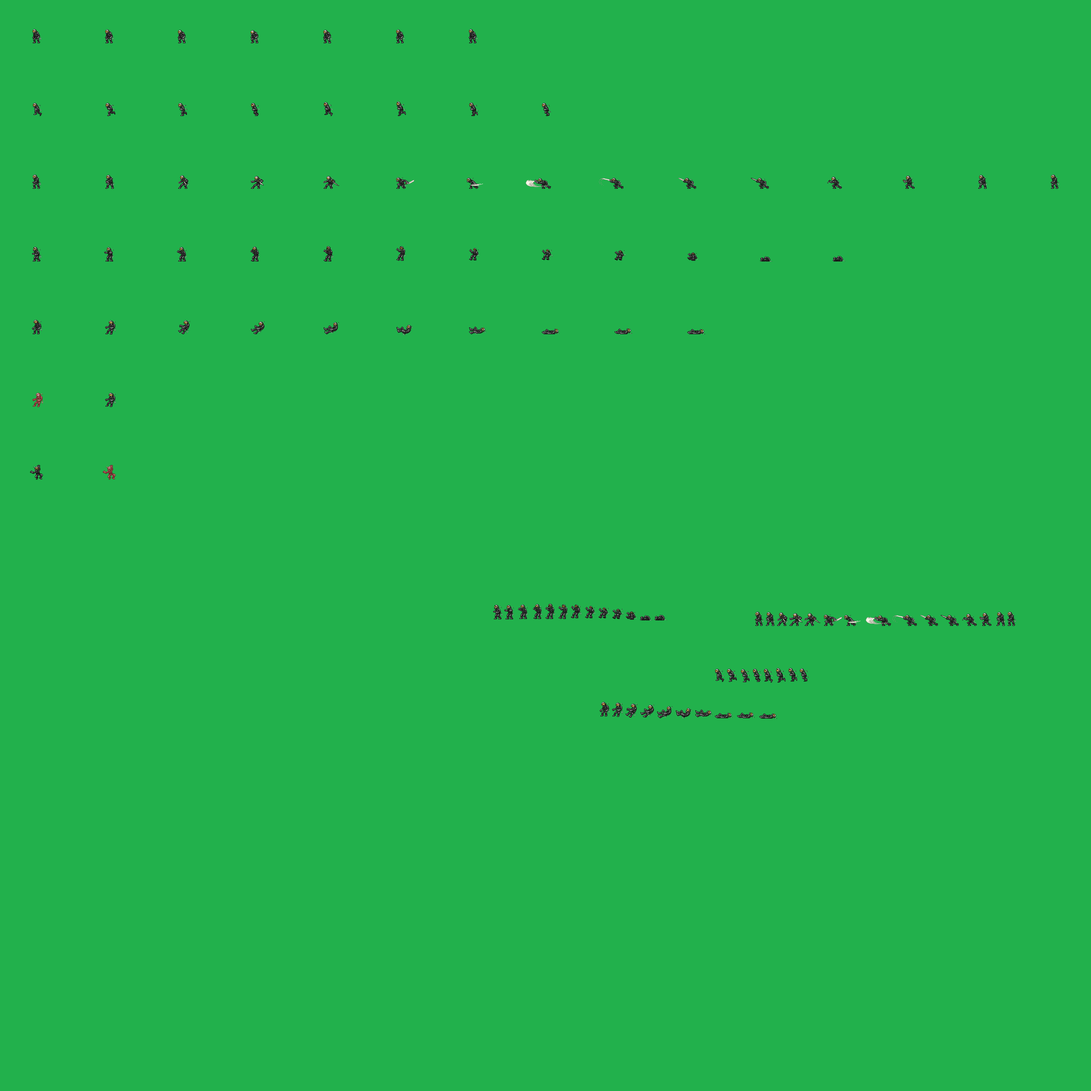
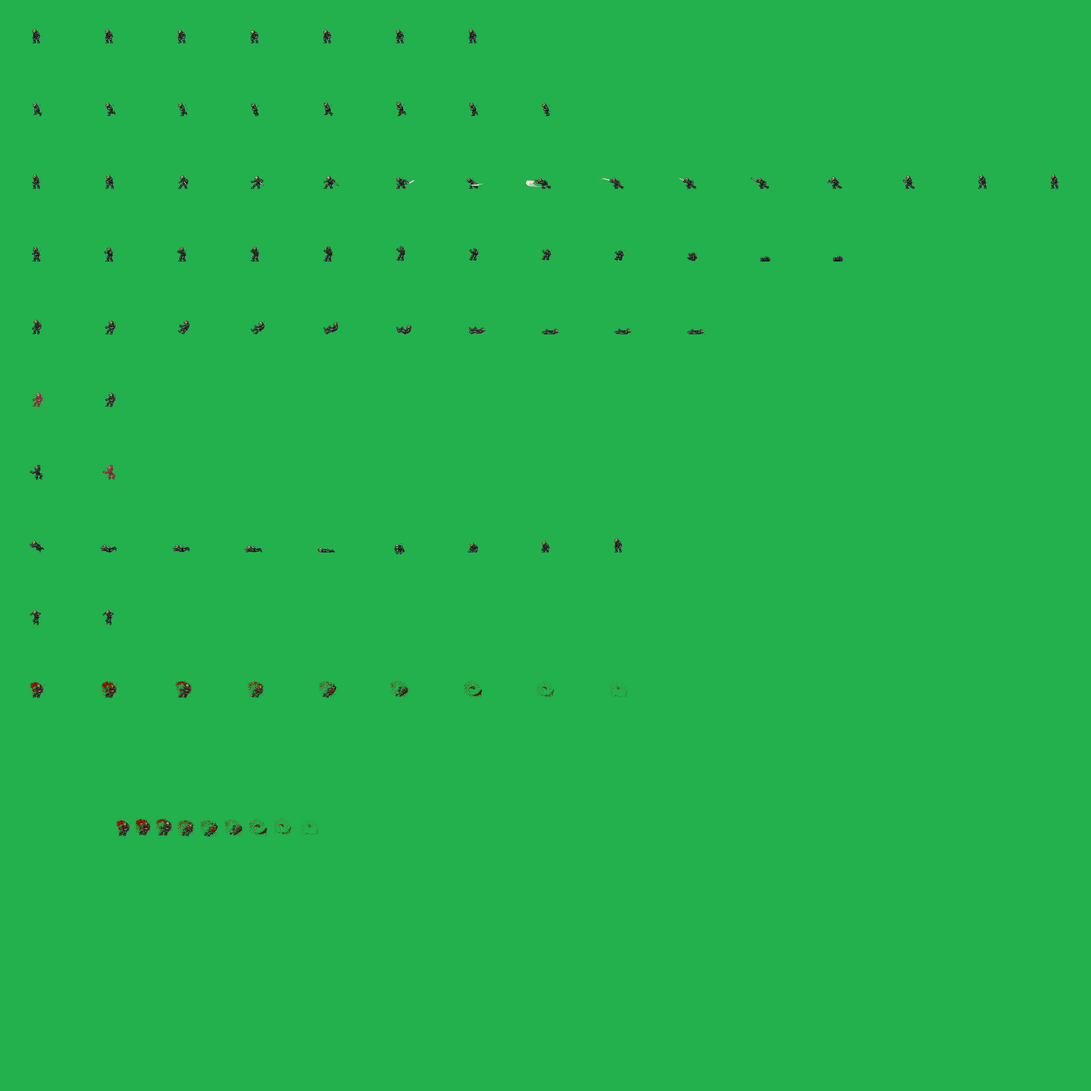
The second 1091 x 1091 image is a revision of the first. Changes to its layers:
added layer "Pasted Layer #54" above "Pasted Layer #53" over (x1=610, y1=681, x2=628, y2=698)
added layer "Pasted Layer #53" above "Pasted Layer #52" over (x1=536, y1=681, x2=555, y2=698)
added layer "Pasted Layer #52" above "Pasted Layer #51" over (x1=464, y1=681, x2=483, y2=699)
added layer "Pasted Layer #51" above "Pasted Layer #50" over (x1=390, y1=681, x2=410, y2=698)
added layer "Pasted Layer #50" above "Pasted Layer #49" over (x1=318, y1=681, x2=337, y2=699)
added layer "Pasted Layer #49" above "Pasted Layer #48" over (x1=247, y1=681, x2=266, y2=699)
added layer "Pasted Layer #48" above "Pasted Layer #47" over (x1=175, y1=681, x2=194, y2=699)
added layer "Pasted Layer #47" above "Pasted Layer #46" over (x1=101, y1=681, x2=119, y2=699)
added layer "Pasted Layer #46" above "Pasted Layer #45" over (x1=29, y1=681, x2=45, y2=699)
added layer "Pasted Layer #45" above "Falling Air Hit / Standing From Ground" over (x1=115, y1=818, x2=319, y2=838)
added layer "Falling Air Hit / Standing From Ground" above "Falling" over (x1=29, y1=538, x2=624, y2=555)
added group "Falling" with 2 layers above "Pasted Layer #44" over (x1=30, y1=609, x2=114, y2=626)
added layer "Falling1" in group "Falling" over (x1=30, y1=609, x2=41, y2=626)
added layer "Falling2" in group "Falling" over (x1=102, y1=609, x2=114, y2=626)
hid "Clipboard #1" over (x1=599, y1=702, x2=778, y2=719)
hid "Pasted Layer #17" over (x1=493, y1=603, x2=668, y2=621)
hid "Clipboard" over (x1=755, y1=611, x2=1017, y2=627)
hid "Pasted Layer #1" over (x1=715, y1=668, x2=810, y2=683)
